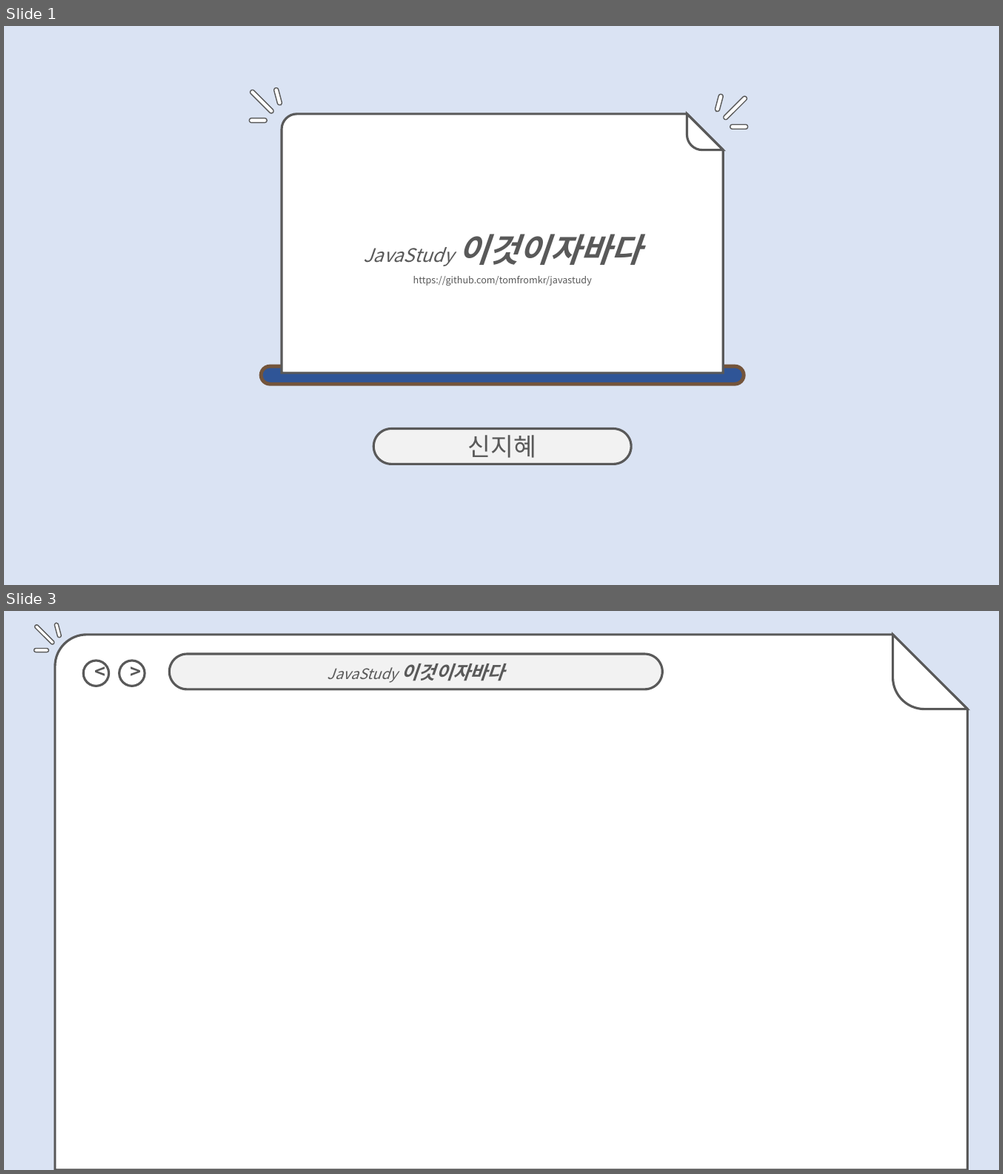
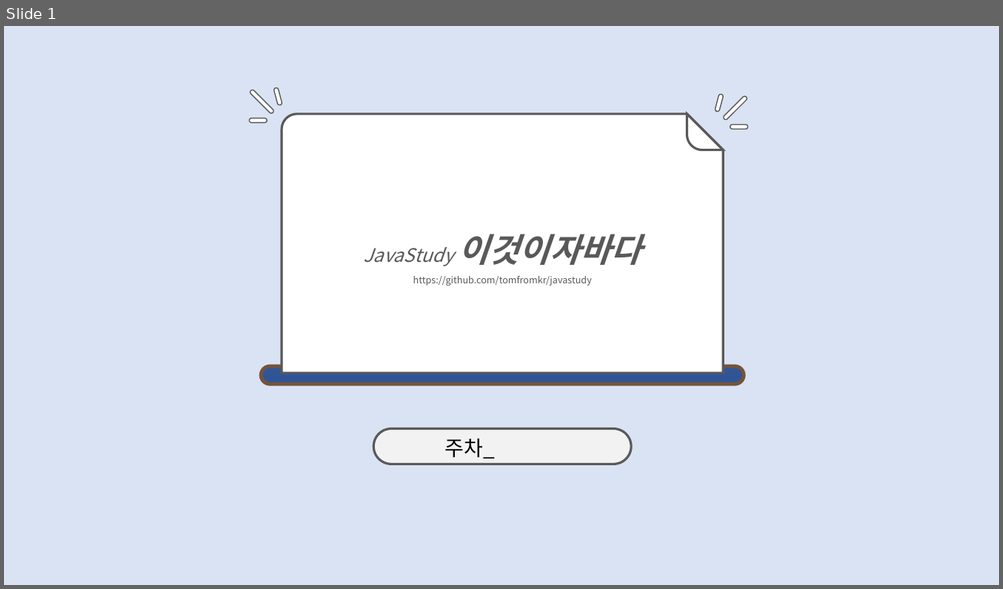
Before and after one commit to jihyyeshin/2019-1-Javastudy, a slide deck: default_template.pptx. Shown one above the other, each under a label of ours: slides 1 and 3 before the commit, slide 1 after it; the slides between them are not shown. The pictures are 1003x1174 and 1003x589 pixels, drawn with LibreOffice and Linux fonts; fonts in the diff are those of the drawing. Boxes give left, top, right and bottom in pixels: in the first picture for what was removed or moved away, otherwise in the second. Text is boxed around its words. In the diff, an @@ line names an element or a change of style, - is before the commit and + after.

Commit message:
study file final

```diff
--- a/default_template.pptx
+++ b/default_template.pptx
@@ slide 3 removed at (x1=4, y1=611, x2=999, y2=1170), background #DAE3F3 @@
@@ group removed at (x1=34, y1=622, x2=967, y2=1170): 3 rounded rectangles, 2 freeform shapes, 2 ellipses @@
-<
->
@@ rounded rectangle removed at (x1=170, y1=654, x2=663, y2=689) @@
-JavaStudy 이것이자바다
@@ slide 1 changed as well @@
@@ text added at (x1=445, y1=438, x2=495, y2=459), 20 pt, text #000000 @@
+주차_
@@ text in rounded rectangle at (x1=468, y1=435, x2=537, y2=458): text removed @@
-신지혜
```
Also in this commit, not shown: 2 slides added, 1 other slide removed, 3 other files.
